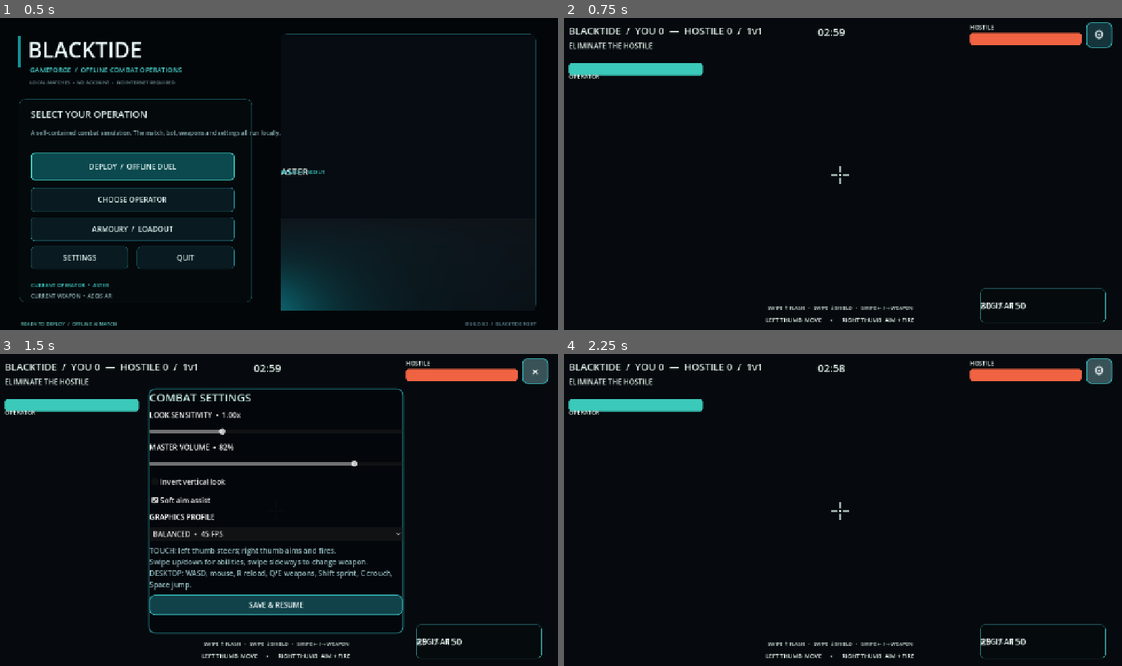
Above: before the commit, frames 1-4 (two rows, left to right).
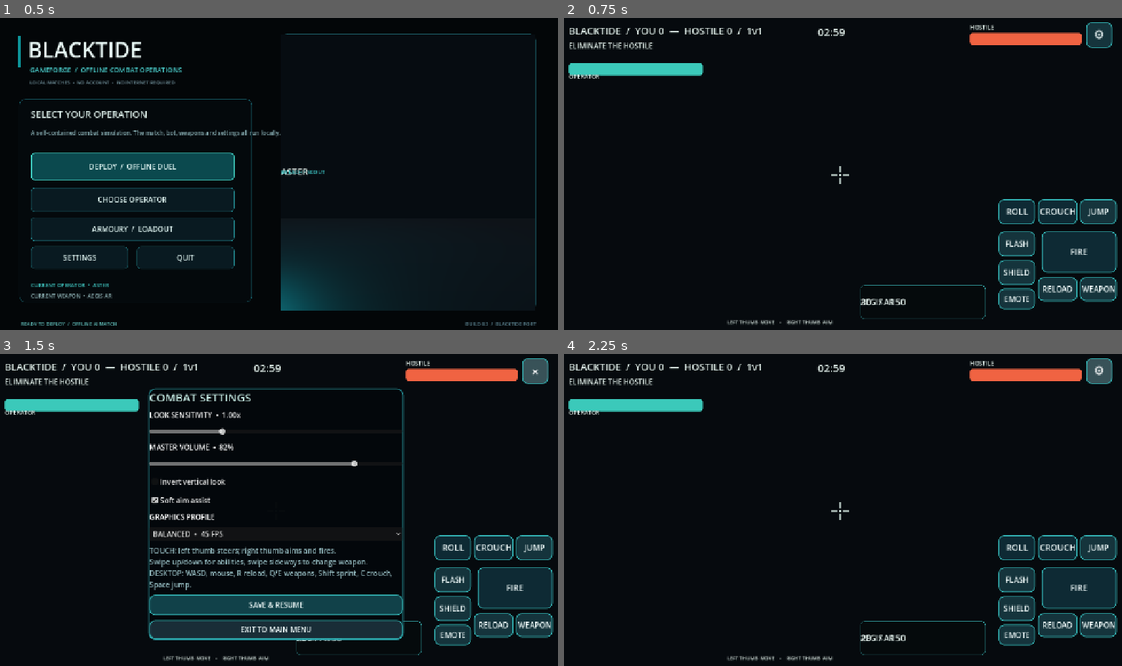
Above: after the commit, the same moments.

Repository: FRFR-FR/frameforge
Game: Godot game, scene res://scenes/main.tscn
The game is run twice, just before and just after one commit, with the same random seed, the same clock (stepped at 60 frames per second) and the same inputs.
Inputs:
- Up to frame 1 (0.5 s): no input
- Up to frame 2 (0.75 s): click "DEPLOY / OFFLINE DUEL" at 0.5 s
- Up to frame 3 (1.5 s): click "⚙" at 1.25 s
- Up to frame 4 (2.25 s): click "×" at 2 s

Frame 1 is identical in both runs. In frame 2, 6.9% of the frame differs, in the area x 29-100%, y 58-99%; in frame 3, 9.5%, in the area x 26-100%, y 58-99%; in frame 4, 6.9%.

Commit message:
GAMEFORGE: add operator loadout, mobile combat controls and offline match pause flow

Diff:
--- a/gameforge/pvp/scripts/pvp_game.gd
+++ b/gameforge/pvp/scripts/pvp_game.gd
@@ -57,7 +57,7 @@
 	_update_hud()
 	set_process(true)
 func _process(delta: float) -> void:
-	if round_over or not is_instance_valid(player):
+	if settings_open or round_over or not is_instance_valid(player):
 		return
 	if fire_held:
 		player.fire_at_position(_get_aim_point_with_assist())
@@ -192,11 +192,17 @@
 	body.add_child(visual)
 
 func _spawn_match() -> void:
-	var player_id: String = CHARACTER_IDS[randi() % CHARACTER_IDS.size()]
+	var profile := ConfigFile.new()
+	profile.load("user://blacktide_profile.cfg")
+	var player_id := str(profile.get_value("profile","operator","Aster"))
+	if not CHARACTER_IDS.has(player_id):
+		player_id = "Aster"
+	var selected_weapon := clampi(int(profile.get_value("profile","weapon",2)),0,PVPActor.WEAPONS.size()-1)
 	var rival_id: String = CHARACTER_IDS[randi() % CHARACTER_IDS.size()]
 	while rival_id == player_id:
 		rival_id = CHARACTER_IDS[randi() % CHARACTER_IDS.size()]
 	player = _spawn_fighter("Player",player_id,true,PLAYER_SPAWN)
+	player.set_weapon(selected_weapon)
 	rival = _spawn_fighter("Rival",rival_id,false,RIVAL_SPAWN)
 	rival_brain = BotScript.new() as PVPBotBrain
 	rival_brain.actor = rival
@@ -238,7 +244,7 @@
 	settings_button = _add_tap_button(hud_root,"⚙",Vector2(1190,18),Vector2(58,58),_toggle_settings)
 	settings_button.add_theme_font_size_override("font_size",28)
 	var ammo_card := PanelContainer.new()
-	ammo_card.position = Vector2(953,614)
+	ammo_card.position = Vector2(685,606)
 	ammo_card.size = Vector2(280,76)
 	var card_style := StyleBoxFlat.new()
 	card_style.bg_color = Color(0.018,0.038,0.048,0.82)
@@ -252,8 +258,16 @@
 	hud_root.add_child(ammo_card)
 	weapon_label = _make_label(ammo_card,"AEGIS AR",Vector2(14,8),Vector2(245,25),17)
 	ammo_label = _make_label(ammo_card,"30 / 150",Vector2(14,37),Vector2(245,25),21)
-	_make_label(hud_root,"LEFT THUMB  MOVE      •      RIGHT THUMB  AIM + FIRE",Vector2(355,675),Vector2(570,22),13,HORIZONTAL_ALIGNMENT_CENTER)
-	_make_label(hud_root,"SWIPE ↑ FLASH   •   SWIPE ↓ SHIELD   •   SWIPE ← / → WEAPON",Vector2(373,648),Vector2(535,20),11,HORIZONTAL_ALIGNMENT_CENTER)
+	_make_label(hud_root,"LEFT THUMB  MOVE    •    RIGHT THUMB  AIM",Vector2(335,680),Vector2(330,18),11,HORIZONTAL_ALIGNMENT_CENTER)
+	_add_action_button(hud_root,"ROLL",Vector2(994,414),Vector2(82,56),Callable(self,"_request_roll"),Callable(self,"_release_action"))
+	_add_action_button(hud_root,"CROUCH",Vector2(1082,414),Vector2(88,56),Callable(self,"_set_crouch_button").bind(true),Callable(self,"_set_crouch_button").bind(false))
+	_add_tap_button(hud_root,"JUMP",Vector2(1176,414),Vector2(82,56),_request_jump)
+	_add_action_button(hud_root,"FIRE",Vector2(1090,486),Vector2(168,92),Callable(self,"_set_fire").bind(true),Callable(self,"_set_fire").bind(false))
+	_add_tap_button(hud_root,"FLASH",Vector2(994,486),Vector2(82,56),_activate_flash)
+	_add_tap_button(hud_root,"SHIELD",Vector2(994,550),Vector2(82,56),_activate_shield)
+	_add_tap_button(hud_root,"RELOAD",Vector2(1082,588),Vector2(88,54),_reload_weapon)
+	_add_tap_button(hud_root,"WEAPON",Vector2(1176,588),Vector2(82,54),_next_weapon)
+	_add_tap_button(hud_root,"EMOTE",Vector2(994,614),Vector2(82,46),_cycle_emote)
 	touch_hud = TouchOverlayScript.new() as Control
 	touch_hud.name = "TouchAimAndMovementOverlay"
 	touch_hud.set_anchors_and_offsets_preset(Control.PRESET_FULL_RECT)
@@ -370,6 +384,12 @@
 	_style_button(close,Color(0.07,0.26,0.29,0.98))
 	close.pressed.connect(_toggle_settings)
 	layout.add_child(close)
+	var main_menu := Button.new()
+	main_menu.text = "EXIT TO MAIN MENU"
+	main_menu.custom_minimum_size = Vector2(470,42)
+	_style_button(main_menu,Color(0.10,0.18,0.22,0.98))
+	main_menu.pressed.connect(_return_to_main_menu)
+	layout.add_child(main_menu)
 
 func _toggle_settings() -> void:
 	settings_open = not settings_open
@@ -382,7 +402,12 @@
 		if player:
 			player.set_move_input(Vector2.ZERO)
 			player.set_sprint(false)
+		if is_instance_valid(rival_brain):
+			rival_brain.set_physics_process(false)
 		Input.set_mouse_mode(Input.MOUSE_MODE_VISIBLE)
+	else:
+		if is_instance_valid(rival_brain):
+			rival_brain.set_physics_process(true)
 
 func _load_settings() -> void:
 	var config := ConfigFile.new()
@@ -423,6 +448,8 @@
 	player.set_move_input(Input.get_vector("move_left","move_right","move_forward","move_back"))
 
 func _handle_screen_touch(touch: InputEventScreenTouch) -> void:
+	if touch.position.x >= 980.0 and touch.position.y >= 400.0:
+		return
 	var view_size := get_viewport().get_visible_rect().size
 	if touch.pressed:
 		if touch.position.x > view_size.x-96.0 and touch.position.y < 92.0:
@@ -474,7 +501,7 @@
 	elif drag.index==right_touch_index and player:
 		if drag.position.distance_to(right_touch_origin)>12.0:
 			right_touch_moved=true
-		player.apply_look_delta(drag.relative)
+		player.apply_look_delta(drag.screen_relative)
 		if aim_assist_enabled:
 			_soft_aim_assist()
 
@@ -642,6 +669,32 @@
 	if player:
 		player.play_emote("Emote_Victory")
 
+var emote_index := 0
+func _cycle_emote() -> void:
+	if not player:
+		return
+	var clips := ["Emote_Wave","Emote_Guard","Emote_Victory"]
+	player.play_emote(clips[emote_index])
+	emote_index = (emote_index + 1) % clips.size()
+
+func _request_jump() -> void:
+	if player and not round_over:
+		player.request_jump()
+
+func _request_roll() -> void:
+	if player and not round_over:
+		player.request_roll()
+
+func _set_crouch_button(pressed: bool) -> void:
+	if player and not round_over:
+		player.set_crouch(pressed)
+
+func _release_action() -> void:
+	pass
+
+func _return_to_main_menu() -> void:
+	get_tree().change_scene_to_file("res://scenes/main.tscn")
+
 func get_cover_positions() -> Array[Vector3]:
 	return cover_positions
 
